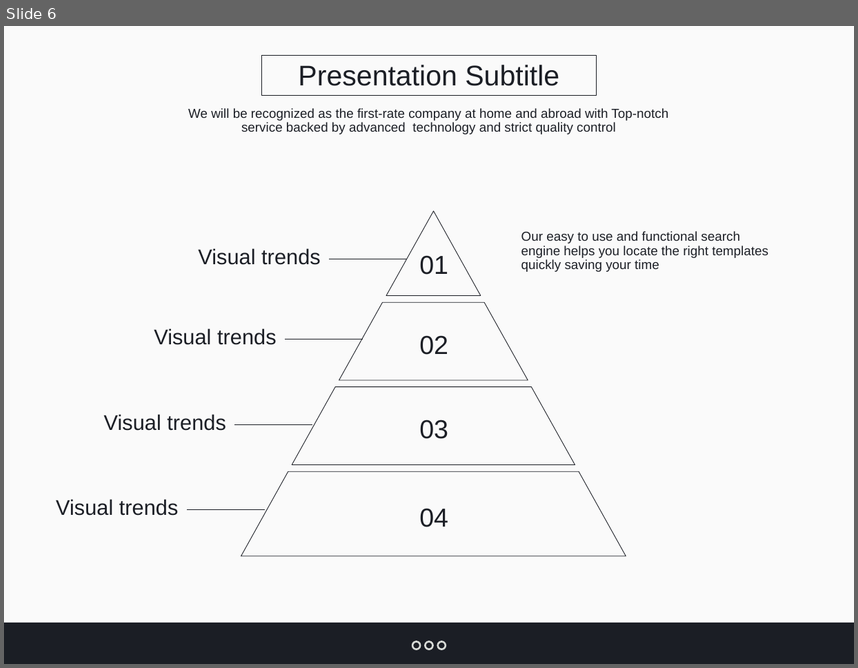
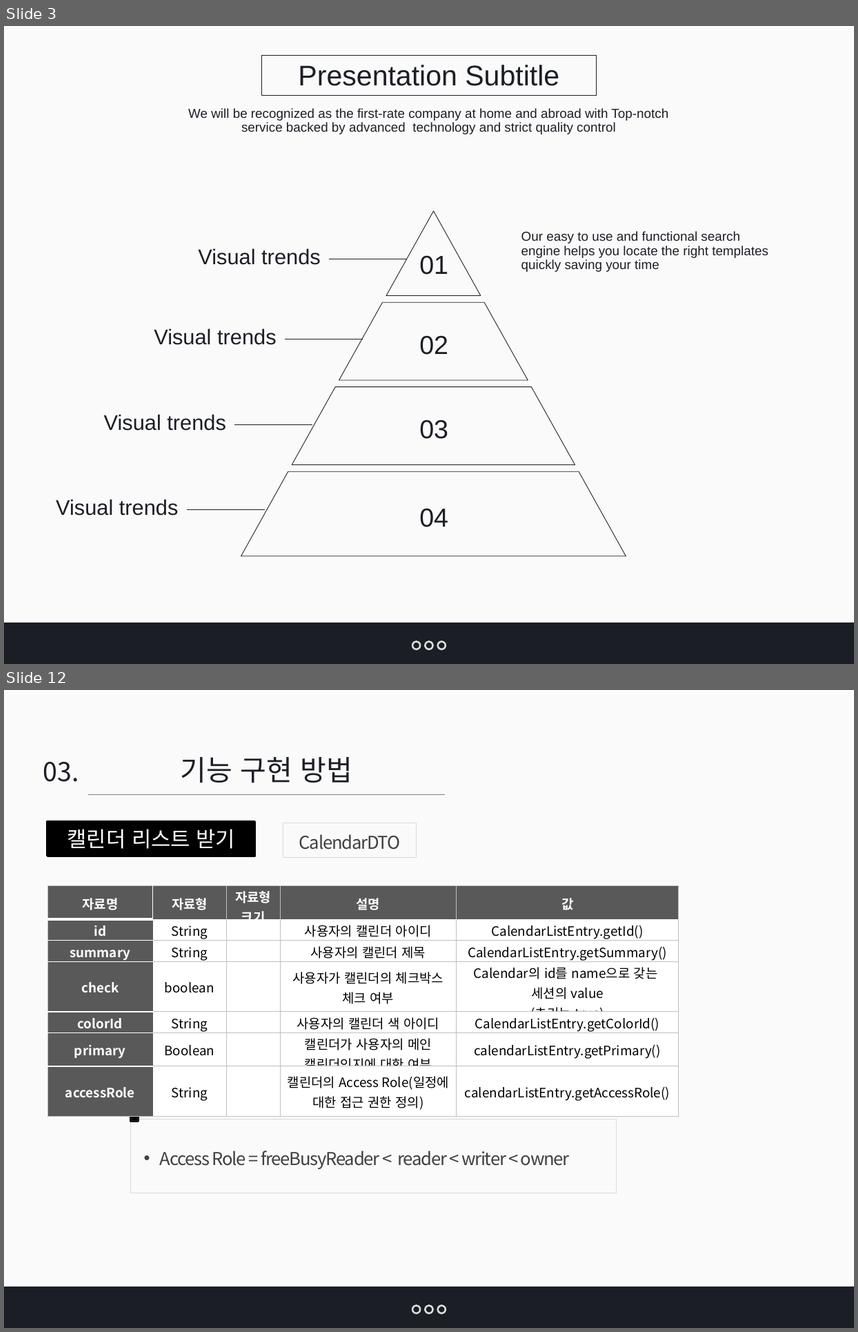
Before and after one commit to jangys/calendarProjectDocument, a slide deck: O0100010.pptx. Shown one above the other, each under a label of ours: slide 6 before the commit, slides 3 and 12 after it; the slides between them are not shown. The pictures are 858x668 and 858x1332 pixels, drawn with LibreOffice and Linux fonts; fonts in the diff are those of the drawing. Boxes give left, top, right and bottom in pixels: in the first picture for what was removed or moved away, otherwise in the second. Text is boxed around its words. In the diff, an @@ line names an element or a change of style, - is before the commit and + after.

```diff
--- a/O0100010.pptx
+++ b/O0100010.pptx
@@ slide 12 added at [4, 690, 854, 1328], background #FFFFFF; not listed: 2 template elements that a slide beside it also shows @@
@@ text added at [43, 762, 79, 782], 22 pt, text #1B1E25 @@
+03.
@@ text added at [181, 757, 353, 783], 24 pt, text #1B1E25 @@
+기능 구현 방법
@@ line added from (88, 795) to (445, 795), #808080 0.75 pt @@
@@ rectangle added at [47, 822, 254, 856], fill #000000, outline #000000 2 pt, 18 pt, text #FFFFFF @@
+캘린더 리스트 받기
@@ rectangle added at [283, 822, 417, 856], outline #D9D9D9 0.5 pt, 15 pt, text #404040 @@
+CalendarDTO
@@ table added at [47, 885, 679, 1112], 7 rows, 5 columns @@
+자료명 | 자료형 | 자료형 크기 | 설명 | 값
+id | String |  | 사용자의 캘린더 아이디 | CalendarListEntry.getId()
+summary | String |  | 사용자의 캘린더 제목 | CalendarListEntry.getSummary()
+check | boolean |  | 사용자가 캘린더의 체크박스 체크 여부 | Calendar의 id를 name으로 갖는 / 세션의 value / (초기는 true)
+colorId | String |  | 사용자의 캘린더 색 아이디 | CalendarListEntry.getColorId()
+primary | Boolean |  | 캘린더가 사용자의 메인 캘린더인지에 대한 여부 | calendarListEntry.getPrimary()
+accessRole | String |  | 캘린더의 Access Role(일정에 대한 접근 권한 정의) | calendarListEntry.getAccessRole()
@@ rectangle added at [131, 1118, 617, 1192], outline #D9D9D9 0.5 pt, 15 pt, text #404040 @@
+• Access Role = freeBusyReader < reader < writer < owner
@@ rectangle added at [131, 1115, 139, 1121], fill #000000, outline #1A1617 2 pt @@
@@ ellipse added at [413, 1305, 421, 1313], fill #1B1E25, outline #D8DBD7 1.5 pt @@
@@ ellipse added at [425, 1305, 432, 1313], fill #1B1E25, outline #D8DBD7 1.5 pt @@
@@ ellipse added at [437, 1305, 445, 1313], fill #1B1E25, outline #D8DBD7 1.5 pt @@
@@ what was slide 6 is now slide 3 @@
```
Also in this commit, not shown: 1 slide changed, 19 other slides added, 3 slides removed, 2 other files.
